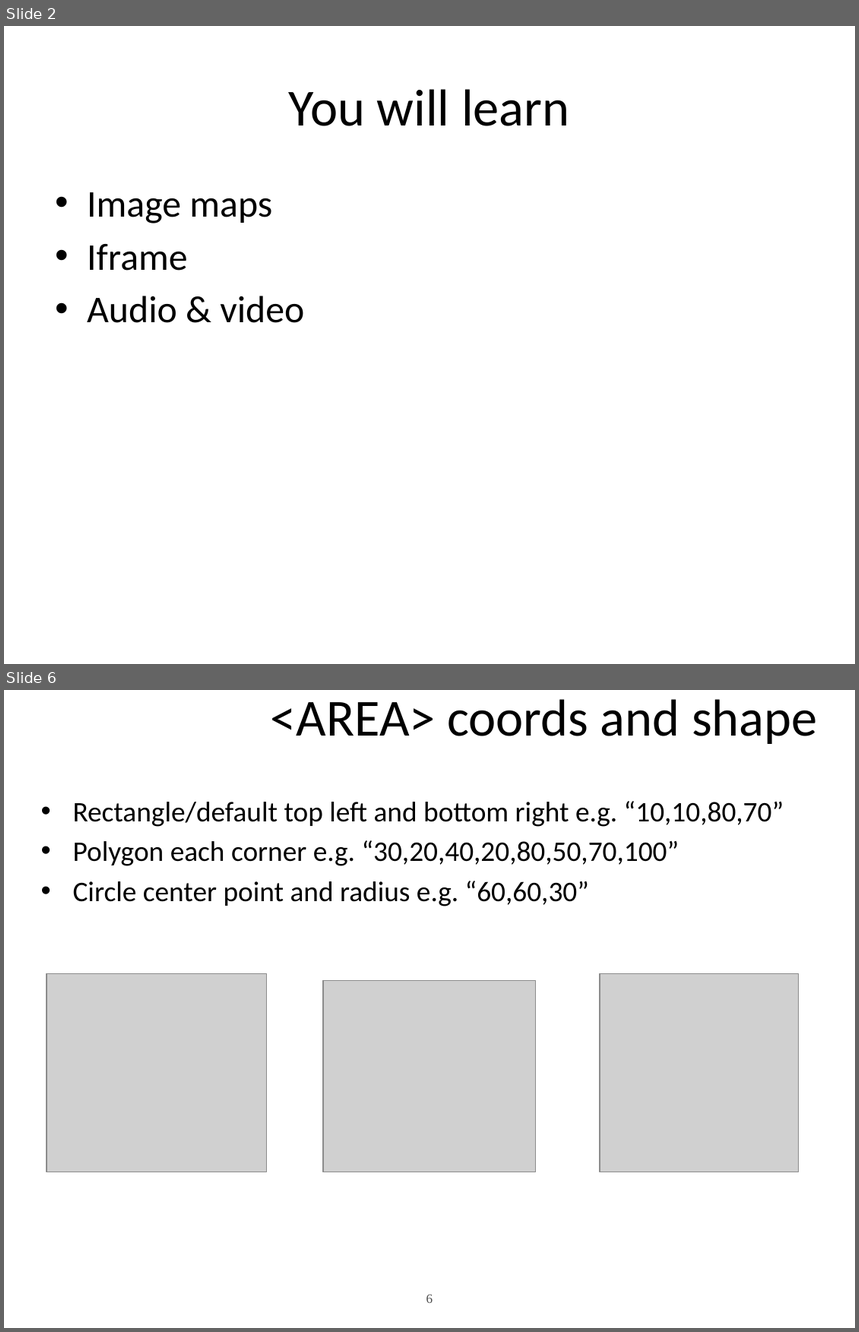
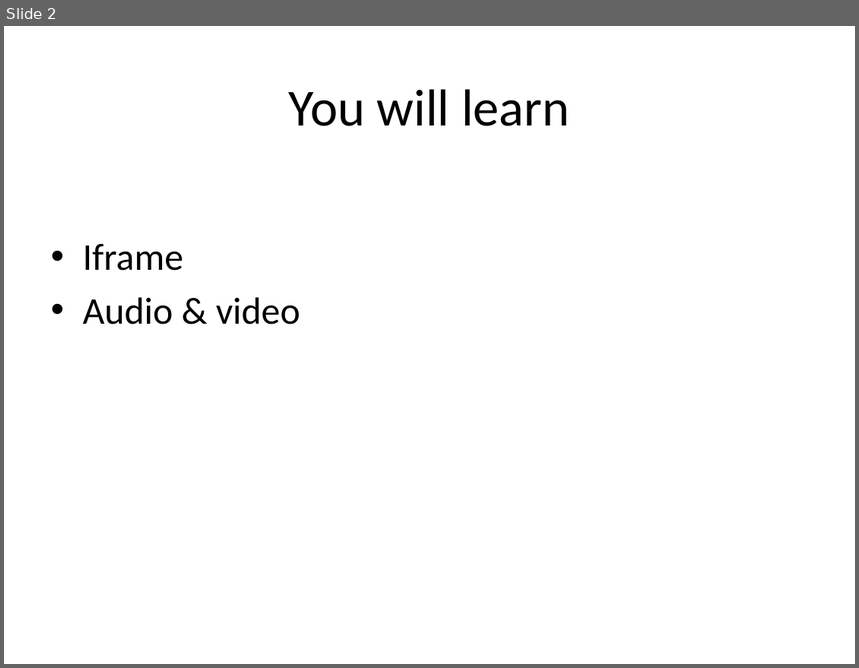
Before and after one commit to amogbil/PSU-webdev, a slide deck: Slides/Lecture10-imgMaps-iframe-audio-video.pptx. Shown one above the other, each under a label of ours: slides 2 and 6 before the commit, slide 2 after it; the slides between them are not shown. The pictures are 859x1332 and 859x668 pixels, drawn with LibreOffice and Linux fonts; fonts in the diff are those of the drawing; grey boxes stand for pictures. Boxes give left, top, right and bottom in pixels: in the first picture for what was removed or moved away, otherwise in the second. Text is boxed around its words. In the diff, an @@ line names an element or a change of style, - is before the commit and + after.

```diff
--- a/Slides/Lecture10-imgMaps-iframe-audio-video.pptx
+++ b/Slides/Lecture10-imgMaps-iframe-audio-video.pptx
@@ slide 6 removed at box(4, 690, 855, 1328), background #FFFFFF @@
@@ title removed at box(271, 699, 817, 744) @@
-<AREA> coords and shape
@@ text removed at box(73, 801, 784, 907) @@
-• Rectangle/default top left and bottom right e.g. “10,10,80,70”
-• Polygon each corner e.g. “30,20,40,20,80,50,70,100”
-• Circle center point and radius e.g. “60,60,30”
@@ picture removed at box(47, 973, 266, 1172) @@
@@ picture removed at box(323, 981, 536, 1173) @@
@@ picture removed at box(600, 973, 798, 1172) @@
@@ page number removed at box(427, 1294, 433, 1303) @@
-6
@@ slide 2 changed as well @@
@@ text at box(87, 192, 272, 224): paragraph removed @@
-• Image maps
```
Also in this commit, not shown: 12 other slides changed, 5 other slides removed.
